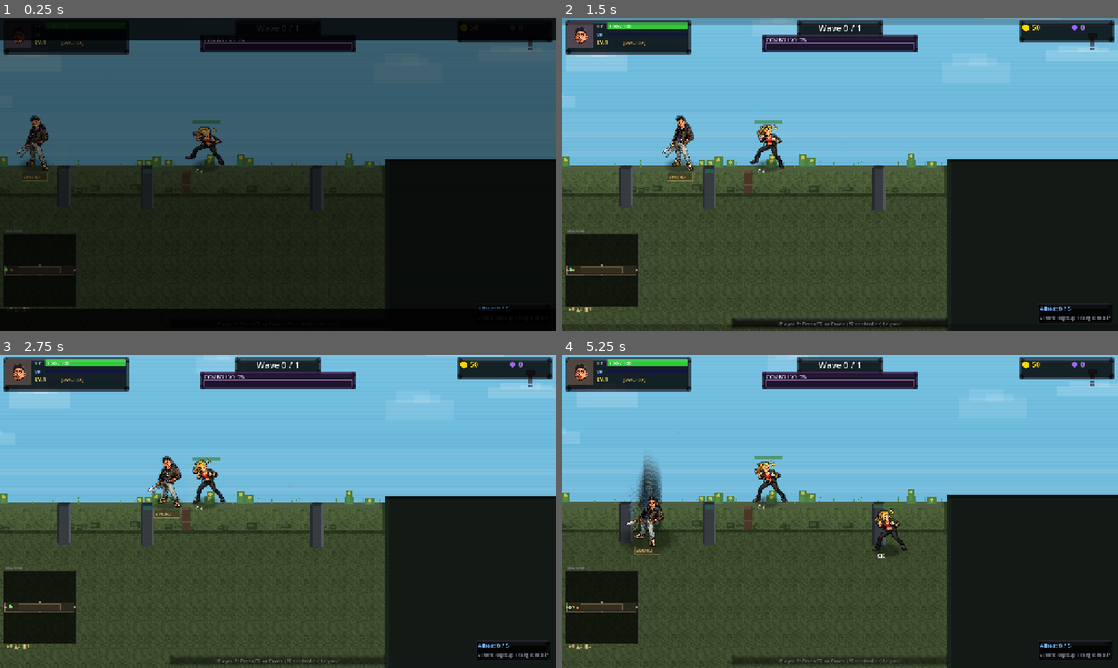
Above: before the commit, frames 1-4 (two rows, left to right).
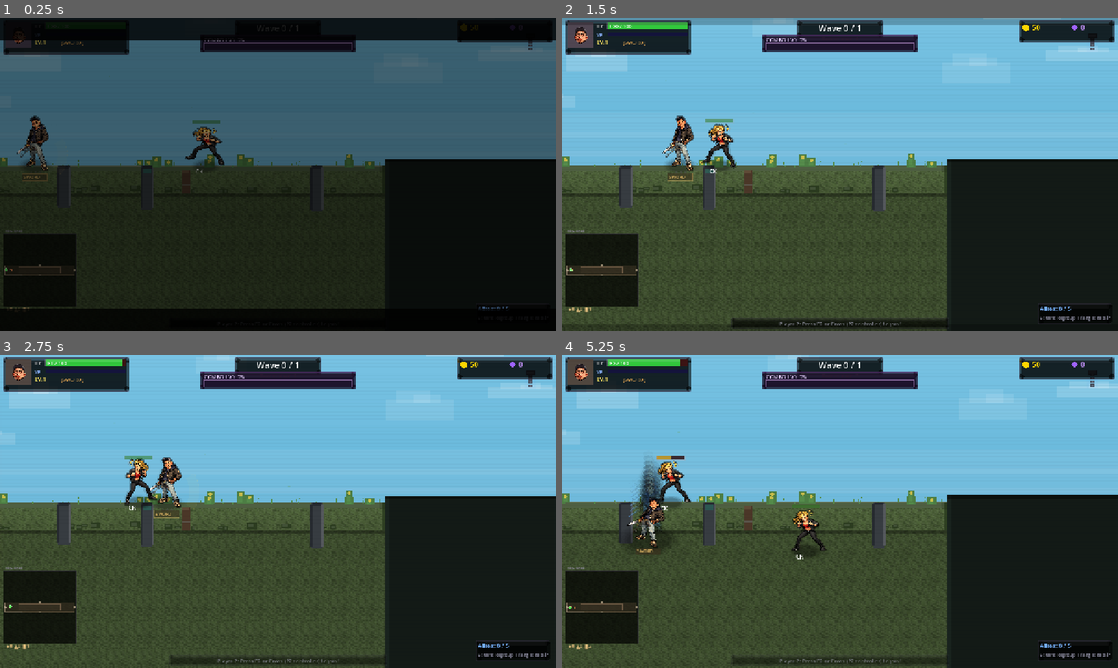
Above: after the commit, the same moments.

Repository: Flyvendedk799/SnakeGameGodot
Game: Godot game, scene res://main_game/main_game.tscn
Two runs of this game, one before a commit and one after it. Both use one fixed random seed, a clock stepped at 60 frames per second and the inputs below. This scene is started directly instead of the project's main scene.
Inputs (mouse positions are in pixels of both pictures, inside the frame that each line leads up to):
- Up to frame 1 (0.25 s): no input
- Up to frame 2 (1.5 s): tap Enter (ui_accept) at 0.5 s; move the mouse to (962, 158) at 0.52 s; hold D (move_right) 0.53-1.25 s; tap V (block) at 0.6 s; click (962, 158) at 0.67 s; tap Tab (open_shop) at 0.77 s; tap Shift (dash) at 0.8 s; drag from (728, 190) to (812, 237) at 1.27 s
- Up to frame 3 (2.75 s): move the mouse to (333, 442) at 2.02 s; hold D (move_right) from 2.03 s (still down); tap C (grapple) at 2.1 s; tap Ctrl (sprint) at 2.3 s
- Up to frame 4 (5.25 s): release D (move_right) at 2.75 s; drag from (812, 574) to (673, 464) at 2.77 s; move the mouse to (1006, 558) at 3.52 s; hold A (move_left) 3.53-4.25 s; tap Space (attack) at 3.6 s; tap Tab (open_shop) at 3.77 s; tap Shift (dash) at 3.8, 5.1 s; drag from (673, 464) to (756, 433) at 4.27 s; move the mouse to (867, 511) at 5.02 s; hold S (move_down) from 5.03 s (still down); click (867, 511) at 5.17 s

The runs differ from the first frame. In frame 1, 0.2% of the frame differs, in the area x 0-96%, y 8-50%; in frame 2, 1.0%; in frame 3, 1.2%; in frame 4, 2.9%, in the area x 0-99%, y 1-82%.
Error before the commit: Invalid access to property or key 'wave_complete_pending' on a base object of type 'Node2D (main_game.gd)'. (res://karen_defense/ui/hud.gd:265)

Commit message:
Fix camera jitter near pits: remove dead zone, use ground-surface Y when grounded, add smoothing and debug logging
Co-authored-by: Cursor <cursoragent@cursor.com>

Diff:
--- /dev/null
+++ b/debug_logger.gd
@@ -0,0 +1,53 @@
+extends Node
+## Writes logs to project folder so you can share/open them easily.
+## Log file: SnakeGameGodot/debug_output.log
+
+const LOG_PATH = "user://debug_output.log"
+var _file: FileAccess
+var _frame_count: int = 0
+var _fps_log_timer: float = 0.0
+
+func _ready():
+	# Write to project root so it's in your workspace (AI can read it)
+	var proj_log = ProjectSettings.globalize_path("res://debug_output.log")
+	_file = FileAccess.open(proj_log, FileAccess.READ_WRITE)  # Append: file must exist
+	if not _file:
+		_file = FileAccess.open(proj_log, FileAccess.WRITE)  # Create new
+	if not _file:
+		_file = FileAccess.open(LOG_PATH, FileAccess.READ_WRITE)
+	if not _file:
+		_file = FileAccess.open(LOG_PATH, FileAccess.WRITE)
+	if _file:
+		_file.seek_end()
+	if _file:
+		write_log("--- Session started %s ---" % Time.get_datetime_string_from_system())
+
+func _process(delta: float):
+	if not _file:
+		return
+	_fps_log_timer += delta
+	_frame_count += 1
+	if _fps_log_timer >= 5.0:  # Log FPS every 5 seconds (reduces disk I/O)
+		_fps_log_timer = 0.0
+		var fps = Engine.get_frames_per_second()
+		var pt = Performance.get_monitor(Performance.TIME_PROCESS) * 1000.0
+		write_log("FPS: %d  Process: %.1f ms  Frame: %d" % [fps, pt, _frame_count])
+
+func log(msg: String):
+	"""Alias for write_log - use DebugLogger.log() from other scripts."""
+	write_log(msg)
+
+func write_log(msg: String):
+	print(msg)
+	if _file:
+		_file.seek_end()
+		_file.store_line("[%s] %s" % [Time.get_time_string_from_system(), msg])
+		_file.flush()
+
+func log_error(msg: String):
+	write_log("ERROR: " + msg)
+	push_error(msg)
+
+func _exit_tree():
+	if _file:
+		_file.close()
--- a/karen_defense/entities/ally.gd
+++ b/karen_defense/entities/ally.gd
@@ -272,13 +272,13 @@
 
 func _find_nearest_gold(game):
 	var best = null
-	var best_dist = INF
+	var best_dist_sq = INF
 	for gold in game.gold_container.get_children():
 		if not is_instance_valid(gold):
 			continue
-		var d = position.distance_to(gold.position)
-		if d < best_dist:
-			best_dist = d
+		var d_sq = position.distance_squared_to(gold.position)
+		if d_sq < best_dist_sq:
+			best_dist_sq = d_sq
 			best = gold
 	return best
 
@@ -290,23 +290,25 @@
 
 func _find_nearest_enemy_any_distance(game) -> EnemyEntity:
 	var best: EnemyEntity = null
-	var best_dist: float = INF
+	var best_dist_sq: float = INF
+	var out_range_sq = OUTSIDE_ALLY_SEEK_RANGE * OUTSIDE_ALLY_SEEK_RANGE
+	var max_seek_sq = MAX_SEEK_DISTANCE * MAX_SEEK_DISTANCE
 	for enemy in game.enemy_container.get_children():
 		if not _is_valid_target(enemy):
 			continue
-		var dist_to_me = position.distance_to(enemy.position)
+		var dist_sq = position.distance_squared_to(enemy.position)
 		if is_outside_ally:
-			if dist_to_me > OUTSIDE_ALLY_SEEK_RANGE:
+			if dist_sq > out_range_sq:
 				continue
 		else:
 			if game.map.has_method("get_player_anchor"):
 				var anchor = game.map.get_player_anchor()
 				if enemy.position.x < anchor.x - 350 or enemy.position.x > anchor.x + 550:
 					continue
-			elif enemy.position.distance_to(game.map.get_fort_center()) > MAX_SEEK_DISTANCE:
+			elif enemy.position.distance_squared_to(game.map.get_fort_center()) > max_seek_sq:
 				continue
-		if dist_to_me < best_dist:
-			best_dist = dist_to_me
+		if dist_sq < best_dist_sq:
+			best_dist_sq = dist_sq
 			best = enemy
 	return best
 
@@ -314,13 +316,15 @@
 	var best: EnemyEntity = null
 	var best_score: float = 999999.0
 	var center_x = game.map.get_player_anchor().x if game.map.has_method("get_player_anchor") else 640.0
-	var max_seek_from_ally = detect_range * 2.0 if is_outside_ally else detect_range * 1.5
+	var max_seek = detect_range * 2.0 if is_outside_ally else detect_range * 1.5
+	var max_seek_sq = max_seek * max_seek
 	for enemy in game.enemy_container.get_children():
 		if not _is_valid_target(enemy):
 			continue
-		var dist_to_me = position.distance_to(enemy.position)
-		if dist_to_me > max_seek_from_ally:
+		var dist_sq = position.distance_squared_to(enemy.position)
+		if dist_sq > max_seek_sq:
 			continue
+		var dist_to_me = sqrt(dist_sq)  # Only sqrt for score
 		# Score: prioritize nearby enemies, but also enemies closer to map center (deeper in)
 		var threat = abs(enemy.position.x - center_x)  # Lower = deeper in = higher threat
 		var score = dist_to_me * 0.6 + threat * 0.4
--- a/karen_defense/entities/enemy.gd
+++ b/karen_defense/entities/enemy.gd
@@ -6,6 +6,8 @@
 
 # Sprite texture cache (shared across all instances)
 static var _tex_cache: Dictionary = {}
+# Pathfinding budget: only N enemies can run A* per frame (prevents 1 FPS when many enemies)
+static var _pathfind_budget: int = 3
 
 static func _get_texture(sprite_name: String) -> Texture2D:
 	if not _tex_cache.has(sprite_name):
@@ -253,8 +255,14 @@
 			stuck_timer = 0.0
 
 func _resolve_chase_point(target_pos: Vector2, game) -> Vector2:
+	# Main Game (LinearMap): side-scroll levels - skip A*, chase directly (huge perf win)
+	if game.map.has_method("resolve_sideview_collision"):
+		return target_pos
 	if nav_repath_timer <= 0 or nav_path.is_empty():
-		_build_nav_path(target_pos, game)
+		# Only N enemies can pathfind per frame to prevent freeze (Karen Defense fort)
+		if _pathfind_budget > 0:
+			_pathfind_budget -= 1
+			_build_nav_path(target_pos, game)
 		nav_repath_timer = 0.5
 	if not nav_path.is_empty():
 		if nav_path_index < nav_path.size() and position.distance_to(nav_path[nav_path_index]) < 24.0:
--- a/karen_defense/entities/player.gd
+++ b/karen_defense/entities/player.gd
@@ -570,7 +570,7 @@
 	if Input.is_action_just_pressed(action_prefix + "grapple") and grapple_cooldown <= 0 and not is_dead and not is_dashing:
 		var result = _find_grapple_target(game)
 		var target_pos = result.position if result is Dictionary else result
-		var use_swing = true  # All grapples use swing mechanic
+		var _use_swing = true  # All grapples use swing mechanic
 		if target_pos != Vector2.ZERO:
 			is_grappling = true
 			grapple_target = target_pos
@@ -615,7 +615,7 @@
 
 	return {"position": best_target, "is_chain_link": best_is_chain}
 
-func _handle_block(delta, game):
+func _handle_block(delta, _game):
 	block_cooldown = maxf(0, block_cooldown - delta)
 	block_flash_timer = maxf(0, block_flash_timer - delta)
 	# Regenerate block stamina when not blocking
@@ -657,10 +657,10 @@
 		# Add dash trail ghost
 		if dash_trail.size() == 0 or position.distance_to(dash_trail[-1].pos) > 8.0:
 			dash_trail.append({"pos": position, "alpha": 0.5, "angle": facing_angle})
-		var world_w = game.map.SCREEN_W if game else 1280.0
-		var world_h = game.map.SCREEN_H if game else 720.0
-		position.x = clampf(position.x, 15, world_w - 15)
-		position.y = clampf(position.y, 15, world_h - 15)
+		var bound_w = game.map.SCREEN_W if game else 1280.0
+		var bound_h = game.map.SCREEN_H if game else 720.0
+		position.x = clampf(position.x, 15, bound_w - 15)
+		position.y = clampf(position.y, 15, bound_h - 15)
 		# Dash phases THROUGH walls — no collision during dash
 		return
 
@@ -1559,9 +1559,9 @@
 		"width": width, "timer": 0.3, "max_timer": 0.3
 	})
 
-func spawn_melee_slash(offset: Vector2, color: Color, scale: float = 1.0):
+func spawn_melee_slash(offset: Vector2, color: Color, slash_scale: float = 1.0):
 	melee_slash_trails.append({
-		"offset": offset, "color": color, "scale": scale, "timer": 0.2
+		"offset": offset, "color": color, "scale": slash_scale, "timer": 0.2
 	})
 
 # --- Drawing (Brotato-style enhanced) ---
@@ -1619,7 +1619,7 @@
 
 	# Sprint speed lines
 	if is_sprinting and is_moving:
-		var sprint_dir = -Vector2.from_angle(facing_angle)
+		var _sprint_dir = -Vector2.from_angle(facing_angle)
 		for si in range(4):
 			var line_angle = facing_angle + PI + randf_range(-0.3, 0.3)
 			var line_start = Vector2.from_angle(line_angle) * 20.0
@@ -1638,14 +1638,14 @@
 	var shadow_depth_scale = 1.0
 	var shadow_offset_x = 0.0
 	var shadow_offset_y = 26.0
-	var shadow_alpha = 0.4
+	var _shadow_alpha = 0.4
 	if in_sideview_mode and game:
 		shadow_depth_scale = DepthPlanes.get_scale_for_y(position.y)
 		# Directional shadow: offset more for entities farther from camera
 		var y_factor = (position.y - 280.0) / 300.0
 		shadow_offset_x = y_factor * 6.0  # Shadow shifts right/left based on depth
 		shadow_offset_y = 26.0 + abs(y_factor) * 4.0  # Shadow moves down slightly
-		shadow_alpha = clampf(0.35 + y_factor * 0.1, 0.25, 0.45)  # Fade far shadows
+		_shadow_alpha = clampf(0.35 + y_factor * 0.1, 0.25, 0.45)  # Fade far shadows
 
 	var shadow_w = 90.0 * shadow_pulse * shadow_depth_scale
 	if has_dino_mount:
@@ -1675,7 +1675,7 @@
 
 		if is_dashing:
 			# Dash: extreme horizontal stretch, lean into direction
-			var dash_t = dash_timer / DASH_DURATION
+			var _dash_t = dash_timer / DASH_DURATION
 			offset_x = dash_direction.x * 8.0
 			offset_y = dash_direction.y * 8.0 - 6.0
 			tilt = dash_direction.angle() * 0.15
@@ -2348,7 +2348,7 @@
 			points.append(Vector2(px, py))
 		draw_polygon(points, PackedColorArray([color]))
 
-func _draw_shadow_ellipse(rect: Rect2, color: Color):
+func _draw_shadow_ellipse(rect: Rect2, _color: Color):
 	"""Legacy shadow function - redirects to soft shadow for backward compatibility."""
 	var center_x = rect.position.x + rect.size.x / 2.0
 	var center_y = rect.position.y + rect.size.y / 2.0
--- a/karen_defense/karen_defense.gd
+++ b/karen_defense/karen_defense.gd
@@ -474,6 +474,8 @@
 	_apply_player_tether(delta)
 	wave_director.update(delta)
 
+	# Reset pathfinding budget each frame (limits A* runs to prevent 1 FPS freeze)
+	EnemyEntity._pathfind_budget = 3
 	for enemy in enemy_container.get_children():
 		if enemy.has_meta("emp_stun_timer"):
 			var stun_left = float(enemy.get_meta("emp_stun_timer")) - delta
--- a/karen_defense/systems/combat_system.gd
+++ b/karen_defense/systems/combat_system.gd
@@ -38,13 +38,13 @@
 		var hits = 0
 		# Combo hit 3 (spin) can hit more targets
 		var max_targets = p.max_melee_targets + (2 if combo_idx == 2 else 0)
+		var range_sq = p.melee_range * p.melee_range
 		for enemy in game.enemy_container.get_children():
 			if hits >= max_targets:
 				break
 			if enemy.state == EnemyEntity.EnemyState.DEAD or enemy.state == EnemyEntity.EnemyState.DYING:
 				continue
-			var dist = p.position.distance_to(enemy.position)
-			if dist > p.melee_range:
+			if p.position.distance_squared_to(enemy.position) > range_sq:
 				continue
 			# Main Game: melee only hits same-tier enemies
 			if game.has_method("can_deal_damage_to") and not game.can_deal_damage_to(p, enemy):
@@ -97,7 +97,8 @@
 			for enemy in game.enemy_container.get_children():
 				if enemy.state == EnemyEntity.EnemyState.DEAD or enemy.state == EnemyEntity.EnemyState.DYING:
 					continue
-				if proj.position.distance_to(enemy.position) < enemy.entity_size + proj.SIZE:
+				var threshold = enemy.entity_size + proj.SIZE
+				if proj.position.distance_squared_to(enemy.position) < threshold * threshold:
 					if proj.get("owner_player") and is_instance_valid(proj.owner_player):
 						enemy.last_damager = proj.owner_player
 					enemy.take_damage(proj.damage, game)
@@ -119,7 +120,8 @@
 			# Check all active players
 			var hit_player = false
 			for p in active_players:
-				if proj.position.distance_to(p.position) < p.BODY_RADIUS + proj.SIZE:
+				var thresh = p.BODY_RADIUS + proj.SIZE
+				if proj.position.distance_squared_to(p.position) < thresh * thresh:
 					p.take_damage(proj.damage, game)
 					proj.queue_free()
 					hit_player = true
@@ -130,25 +132,27 @@
 			for ally in game.ally_container.get_children():
 				if ally.current_hp <= 0:
 					continue
-				if proj.position.distance_to(ally.position) < ally.entity_size + proj.SIZE:
+				var thresh = ally.entity_size + proj.SIZE
+				if proj.position.distance_squared_to(ally.position) < thresh * thresh:
 					ally.take_damage_ally(proj.damage, game)
 					proj.queue_free()
 					break
 
 func _check_gold_pickups():
 	var active_players = _get_active_players()
+	var pickup_radius_sq = 35.0 * 35.0
 	for gold in game.gold_container.get_children():
 		var picked = false
 		# Magnet pull toward nearest player with magnet
 		for p in active_players:
-			var dist = p.position.distance_to(gold.position)
-			if p.has_magnet and dist < p.magnet_radius and dist > 35:
+			var dist_sq = p.position.distance_squared_to(gold.position)
+			var magnet_sq = p.magnet_radius * p.magnet_radius
+			if p.has_magnet and dist_sq < magnet_sq and dist_sq > pickup_radius_sq:
 				var pull_dir = (p.position - gold.position).normalized()
 				gold.position += pull_dir * 250.0 * frame_delta
 		# Pickup by nearest player
 		for p in active_players:
-			var dist = p.position.distance_to(gold.position)
-			if dist < 35:
+			if p.position.distance_squared_to(gold.position) < pickup_radius_sq:
 				var amount = int(gold.amount * p.gold_multiplier)
 				game.economy.add_gold(amount, p.player_index)
 				if game.sfx:
--- a/main_game/main_game.gd
+++ b/main_game/main_game.gd
@@ -64,8 +64,14 @@
 # Camera zoom pulse (AAA upgrade)
 var camera_zoom_pulse: float = 0.0  # -0.02 to +0.02 range
 var camera_zoom_velocity: float = 0.0
-const CAMERA_DEADZONE_X: float = 40.0
-const CAMERA_DEADZONE_Y: float = 25.0
+const CAMERA_DEADZONE_X: float = 0.0  # Disabled - was causing stick/catch jitter near pit
+const CAMERA_DEADZONE_Y: float = 0.0
+var _camera_target_smooth: Vector2 = Vector2.ZERO
+var _camera_smooth_ready: bool = false
+var _debug_camera_timer: float = 0.0
+var _debug_cam_target: Vector2 = Vector2.ZERO
+var _debug_cam_smooth: Vector2 = Vector2.ZERO
+var _debug_cam_effective: Vector2 = Vector2.ZERO
 var radar_reveal_timer: float = 0.0  # HUD minimap compatibility (Karen Defense radar)
 var combo_meter: float = 0.0  # HUD combo display compatibility (Karen Defense)
 var combo_level: int = 0
@@ -86,6 +92,7 @@
 var is_sideview_game: bool = true  # Main Game uses front-view platformer movement
 var victory_display_timer: float = 0.0
 var current_wave: int = 0  # Stub for HUD compatibility
+var wave_complete_pending: bool = false  # Stub for HUD (Main Game has no waves)
 var wave_announce_timer: float = 0.0
 var enemies_killed_total: int = 0  # game_over_screen, enemy.gd
 var total_gold_earned: int = 0  # game_over_screen
@@ -352,6 +359,10 @@
 		damage_flash_timer -= delta
 	if state == GameState.LEVEL_ACTIVE:
 		_update_linear_camera(delta)
+		_debug_camera_timer += delta
+		if _debug_camera_timer >= 5.0:
+			_debug_camera_timer = 0.0
+			_log_camera_snapshot(delta)
 	map.anim_time += delta
 	if map:
 		map.queue_redraw()
@@ -386,6 +397,8 @@
 	for ally in allies:
 		ally.update_ally(delta, self)
 
+	# Reset pathfinding budget each frame (limits A* runs to prevent 1 FPS freeze)
+	EnemyEntity._pathfind_budget = 3
 	var enemies = enemy_container.get_children()
 	for enemy in enemies:
 		enemy.update_enemy(delta, self)
@@ -452,39 +465,82 @@
 		# Classic side-scroll POV: player roughly centered, slight lookahead in movement direction
 		var anchor = p1
 		var lookahead_x = 60.0 if anchor.last_move_dir.x > 0.1 else -40.0
-		target = Vector2(anchor.position.x + lookahead_x, anchor.position.y)
-
-	# Apply camera dead zone (reduce jitter from micro-adjustments)
-	var dx = target.x - game_camera.position.x
-	var dy = target.y - game_camera.position.y
-	if absf(dx) < CAMERA_DEADZONE_X:
-		target.x = game_camera.position.x
-	if absf(dy) < CAMERA_DEADZONE_Y:
-		target.y = game_camera.position.y
+		var target_y = anchor.position.y
+		# Use ground surface Y when grounded - eliminates pit/edge jitter from collision bounce
+		if anchor.is_on_ground and map.has_method("get_ground_surface_y"):
+			var surface_y = map.get_ground_surface_y(anchor.position, 26.0)
+			if surface_y < INF:
+				target_y = surface_y - 26.0  # Player center height (BODY_RADIUS)
+		target = Vector2(anchor.position.x + lookahead_x, target_y)
 
 	var half_w = (get_viewport_rect().size.x / 2.0) / maxf(zoom_target.x, 0.1)
 	var half_h = (get_viewport_rect().size.y / 2.0) / maxf(zoom_target.y, 0.1)
 	target.x = clampf(target.x, half_w, map.level_width - half_w)
 	target.y = clampf(target.y, half_h, map.level_height - half_h)
 
+	# Smooth target BEFORE dead zone to avoid boundary oscillation
+	const SMOOTH_X = 0.28
+	const SMOOTH_Y = 0.18  # Stronger Y smoothing (platform edges cause more Y jitter)
+	if not _camera_smooth_ready:
+		_camera_target_smooth = target
+		_camera_smooth_ready = true
+	else:
+		_camera_target_smooth.x = lerpf(_camera_target_smooth.x, target.x, SMOOTH_X)
+		_camera_target_smooth.y = lerpf(_camera_target_smooth.y, target.y, SMOOTH_Y)
+
+	# No dead zone - it caused stick/catch oscillation near pit; smoothing handles micro-jitter
+	var effective_target = _camera_target_smooth
+
 	# Apply zoom pulse to zoom target
 	var pulse_zoom = Vector2(1.0 + camera_zoom_pulse, 1.0 + camera_zoom_pulse)
 	zoom_target *= pulse_zoom
 
-	# Smooth camera follow with ease curves for AAA feel
-	var follow_speed = 8.0  # Increased from 6.0 for snappier tracking
-	var ease_factor = ease_out_expo(delta * follow_speed)
-	game_camera.position = game_camera.position.lerp(target, ease_factor)
-
-	# Zoom with spring ease
-	var zoom_ease = ease_out_spring(delta * 5.0)
+	# Cap delta to prevent camera jumpiness during frame drops (e.g. when jumping right)
+	var safe_delta = minf(delta, 0.05)
+	# Slower vertical follow: dampen during jumps, extra dampen when grounded (platform/pit edges)
+	var y_speed_mult = 1.0
+	if p1 and not p1.is_dead:
+		if absf(p1.velocity.y) > 150:
+			y_speed_mult = 0.6  # Jumps/falls
+		elif p1.is_on_ground:
+			y_speed_mult = 0.45  # Grounded - very slow Y follow for stable camera near pits
+	var follow_speed = 8.0
+	var ease_x = ease_out_expo(safe_delta * follow_speed)
+	var ease_y = ease_out_expo(safe_delta * follow_speed * y_speed_mult)
+	var new_x = lerpf(game_camera.position.x, effective_target.x, ease_x)
+	var new_y = lerpf(game_camera.position.y, effective_target.y, ease_y)
+	game_camera.position = Vector2(new_x, new_y)
+
+	# Store for debug snapshot
+	_debug_cam_target = target
+	_debug_cam_smooth = _camera_target_smooth
+	_debug_cam_effective = effective_target
+
+	# Zoom with spring ease (use safe_delta to avoid jerk during frame drops)
+	var zoom_ease = ease_out_spring(safe_delta * 5.0)
 	game_camera.zoom = game_camera.zoom.lerp(zoom_target, zoom_ease)
 
-func trigger_camera_zoom_pulse(intensity: float):
-	"""Trigger camera zoom pulse with spring physics.
-	intensity: -1.0 (zoom in) to 1.0 (zoom out)"""
-	camera_zoom_pulse = intensity * 0.02
-	camera_zoom_velocity = 0.0
+func _log_camera_snapshot(delta: float):
+	var dl = get_node_or_null("/root/DebugLogger")
+	if not dl:
+		return
+	var p = player_node
+	var px = p.position.x if p else 0.0
+	var py = p.position.y if p else 0.0
+	var vx = p.velocity.x if p else 0.0
+	var vy = p.velocity.y if p else 0.0
+	var fps = Engine.get_frames_per_second()
+	var pt_ms = Performance.get_monitor(Performance.TIME_PROCESS) * 1000.0
+	var buf = []
+	buf.append("--- Main Game Snapshot ---")
+	buf.append("FPS: %d  Process: %.1f ms  Delta: %.4f" % [fps, pt_ms, delta])
+	buf.append("Camera: (%.0f, %.0f)  Player: (%.1f, %.1f)  Vel: (%.1f, %.1f)" % [game_camera.position.x, game_camera.position.y, px, py, vx, vy])
+	buf.append("Target: (%.1f, %.1f)  Smoothed: (%.1f, %.1f)  Effective: (%.1f, %.1f)" % [_debug_cam_target.x, _debug_cam_target.y, _debug_cam_smooth.x, _debug_cam_smooth.y, _debug_cam_effective.x, _debug_cam_effective.y])
+	var grounded = p.is_on_ground if p else false
+	buf.append("Grounded: %s  Using ground-surface Y for cam: %s" % [grounded, grounded and map.has_method("get_ground_surface_y")])
+	buf.append("Entities: allies=%d enemies=%d projs=%d" % [ally_container.get_child_count(), enemy_container.get_child_count(), projectile_container.get_child_count()])
+	for line in buf:
+		dl.write_log(line)
 
 func _on_level_complete():
 	state = GameState.VICTORY
--- a/main_game/map/linear_map.gd
+++ b/main_game/map/linear_map.gd
@@ -532,6 +532,47 @@
 			return false
 	return true
 
+func is_line_walkable_static(from_pos: Vector2, to_pos: Vector2, radius: float = 10.0) -> bool:
+	"""Line test against static world geometry. LinearMap has no dynamic blockers; same as is_line_walkable."""
+	return is_line_walkable(from_pos, to_pos, radius)
+
+func get_nearest_entrance(from_pos: Vector2) -> int:
+	"""FortMap compatibility: return nearest entrance index. Uses entrance_positions."""
+	if entrance_positions.is_empty():
+		return 0
+	var best = 0
+	var best_dist = INF
+	for i in range(entrance_positions.size()):
+		var d = from_pos.distance_to(entrance_positions[i])
+		if d < best_dist:
+			best_dist = d
+			best = i
+	return best
+
+func get_entrance_position(index: int) -> Vector2:
+	"""FortMap compatibility: return entrance position by index."""
+	if index >= 0 and index < entrance_positions.size():
+		return entrance_positions[index]
+	if entrance_positions.size() > 0:
+		return entrance_positions[0]
+	return Vector2(level_width * 0.5, level_height * 0.5)
+
+func get_barricade(_index: int):
+	"""FortMap compatibility: LinearMap has no barricades."""
+	return null
+
+func get_fort_center() -> Vector2:
+	"""FortMap compatibility: return level center."""
+	return Vector2(level_width * 0.5, level_height * 0.5)
+
+func get_random_spawn_point() -> Vector2:
+	"""FortMap compatibility: return random spawn in first zone or level center."""
+	var segs = level_config.get("segments", [])
+	for seg in segs:
+		for zone in seg.get("spawn_zones", []):
+			return get_random_spawn_in_zone(zone)
+	return Vector2(level_width * 0.5, level_height * 0.5)
+
 func get_nearest_barricade_in_range(_pos: Vector2, _range_dist: float):
 	return null
 
@@ -540,6 +581,10 @@
 
 func get_nearest_closed_door(_pos: Vector2, _range_dist: float):
 	"""Returns the nearest closed (blocking) door within range. LinearMap has no doors; stub for compatibility."""
+	return null
+
+func get_blocking_door_on_line(_from_pos: Vector2, _to_pos: Vector2, _radius: float = 10.0):
+	"""Returns first closed door blocking travel along a segment. LinearMap has no doors; stub for compatibility."""
 	return null
 
 func get_outside_ally_position(player_index: int) -> Vector2:
@@ -808,7 +853,7 @@
 		# Instead, use simple depth-based darkening on floors
 		for rect in floor_rects:
 			# Simple top-to-bottom gradient for depth
-			var gradient_rects = 4  # Only 4 bands instead of 256 quads
+			var gradient_rects = 4
 			for i in range(gradient_rects):
 				var band_h = rect.size.y / gradient_rects
 				var band_y = rect.position.y + i * band_h
--- a/main_game/map/parallax_backdrop.gd
+++ b/main_game/map/parallax_backdrop.gd
@@ -23,6 +23,7 @@
 # Pre-generated cloud positions (deterministic per setup)
 var cloud_data: Array = []
 var star_data: Array = []
+var _parallax_frame: int = 0
 
 func setup(game_ref, theme: String, width: float, height: float):
 	game = game_ref
@@ -37,7 +38,7 @@
 	cloud_data.clear()
 	var rng = RandomNumberGenerator.new()
 	rng.seed = hash(theme_name) + int(level_width)
-	var count = 16 + int(level_width / 250)  # Denser clouds for richer atmosphere
+	var count = 16 + int(level_width / 250)
 	for i in range(count):
 		cloud_data.append({
 			"x": rng.randf_range(-200, level_width + 200),
@@ -67,7 +68,10 @@
 func _process(delta):
 	if game and visible:
 		time += delta
-		queue_redraw()
+		_parallax_frame += 1
+		# Throttle redraw to every 2nd frame to reduce cost during jumps/scrolling
+		if _parallax_frame % 2 == 0:
+			queue_redraw()
 
 func _draw():
 	if game == null or game.game_camera == null:
--- a/project.godot
+++ b/project.godot
@@ -18,10 +18,11 @@
 config/version="1.0.0"
 run/main_scene="res://launcher.tscn"
 config/features=PackedStringArray("4.6")
-run/max_fps=120
+run/max_fps=60
 
 [autoload]
 
+DebugLogger="*res://debug_logger.gd"
 MainGameManager="*res://main_game/autoload/main_game_manager.gd"
 
 [display]
Not shown, added: debug_logger.gd.uid
